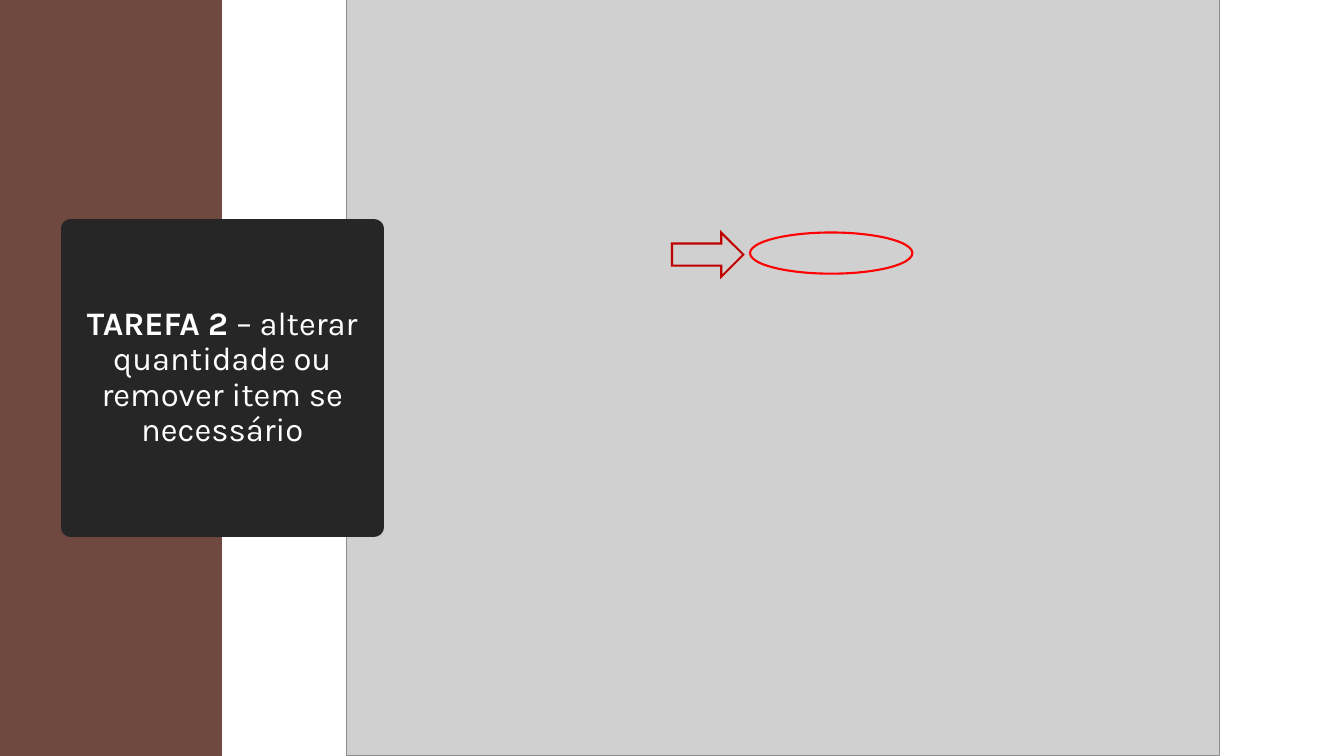
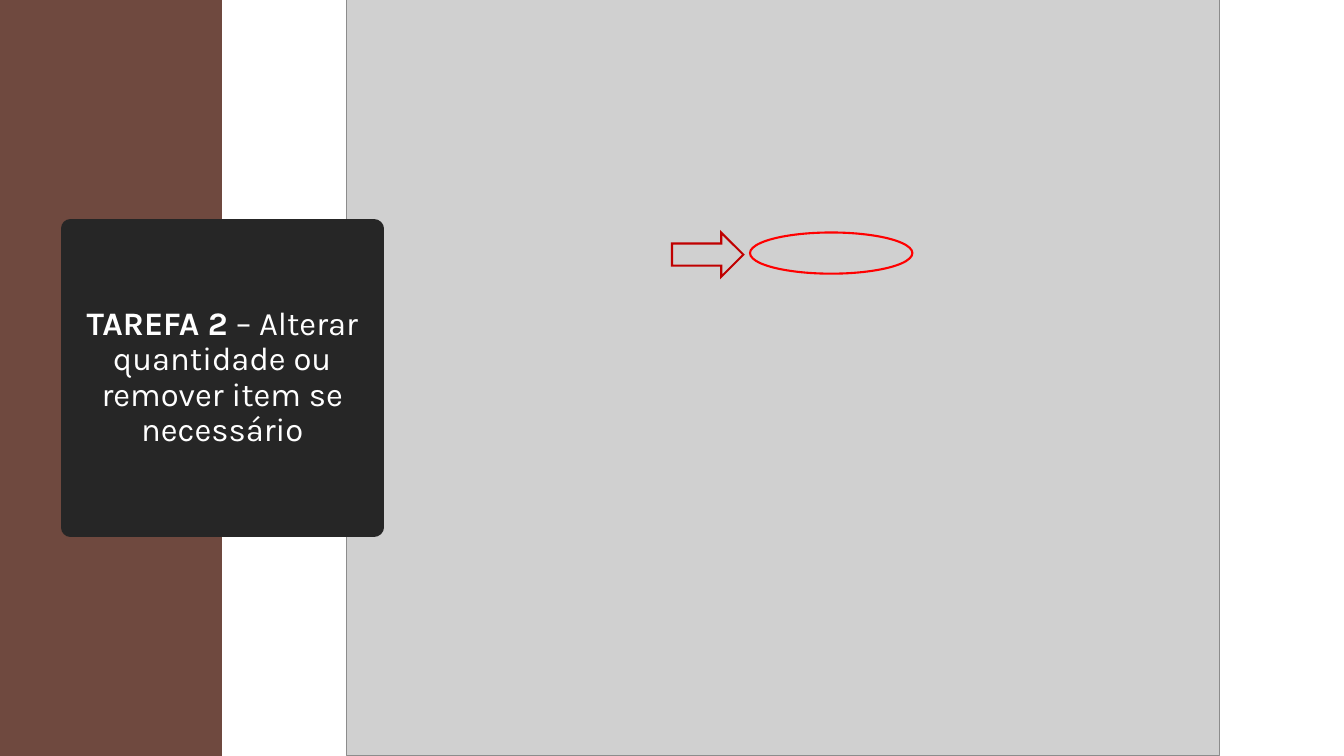
Before and after one commit to ICEI-PUC-Minas-PMV-SI/pmv-si-2026-1-pe3-t3-squad-05, a slide deck: slide 11 of docs/testes/Fluxo.pptx. Drawn at 1344x756 pixels with LibreOffice and Linux fonts; fonts in the diff are those of the drawing; grey boxes stand for pictures. Boxes give left, top, right and bottom in pixels: in the first picture for what was removed or moved away, otherwise in the second. Text is boxed around its words. In the diff, an @@ line names an element or a change of style, - is before the commit and + after.

```diff
--- a/docs/testes/Fluxo.pptx
+++ b/docs/testes/Fluxo.pptx
@@ title at (87, 312, 358, 442): text changed @@
-TAREFA 2 – alterar quantidade ou remover item se necessário
+TAREFA 2 – Alterar quantidade ou remover item se necessário
```
Also in this commit, not shown: 12 other slides changed, 1 slide removed.
